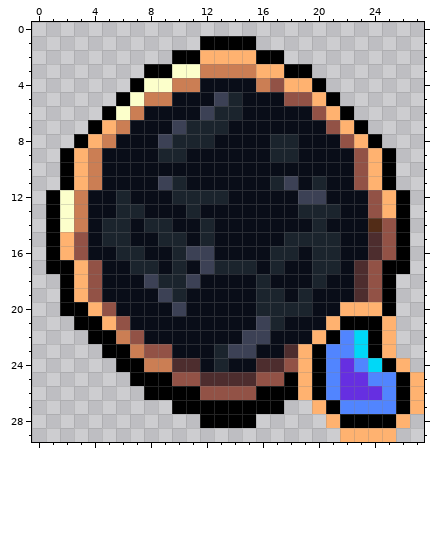
Two versions of one pixel-art file, packages/client/src/assets/ui{m}/card-mana.aseprite. The first picture shows the starting point.
28x30 pixels, 1 frame.
After:
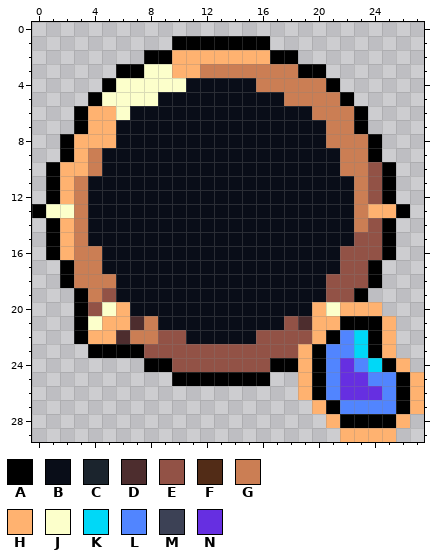
Palette (. is transparent): A #000000  B #090d18  C #1b242d  D #4d2d2e  E #925246  F #522c17  G #cb7e54  H #ffb270  J #fcffcb  K #00d8f7  L #5185ff  M #3c4155  N #662fe1
From old to new:
--- layer "Layer 1"
@@ x 0..27 @@
  0 ............................
- 1 ............AAAA............
- 2 ..........AAHHHHAA..........
- 3 ........AAJJGGGGHHAA........
- 4 .......AJJGGBBBBGEHHA.......
- 5 ......AJGGBBBMCBBBEEHA......
- 6 .....AJGBBBBMCCBBBBBEHA.....
- 7 ....AHGBBBMCCCBBBBBBBEHA....
- 8 ...AHGBBBMCCCBBBBCCBBBEHA...
- 9 ..AHGBBBBCCBBBBBBCCBBBBEHA..
-10 ..AHGBBBBBBBBBBBBBBBBBBEHA..
-11 ..AHGBBBBMCBBBBBBCMBCBBEHA..
-12 .AJGBBCBBBCCCCBBBBBMMBBBEHA.
-13 .AJGBBCCBBBCBBBBBBBCCCBBEHA.
-14 .AJGBCCBCCBBCBBBBBBBCBBBFEA.
-15 .AHEBCCBBCCBCBBBBBCCCCBBDEA.
-16 .AHEBBCCBBCMMBBBBCCBCCBBDEA.
-17 .AAHEBBCCBCBMCCCBCBBCCBDEAA.
-18 ..AHEBBBMCCMBBBBCBBBCBBDEA..
-19 ..AHEBBBBMCBBBBBCCBCBBBDEA..
-20 ..AAHEBBBBMBBBBBCCCCBBHHHA..
-21 ...AAHEBBBBBBBBBMCBBBHAAAH..
-22 ....AAGEBBBBBBBMMBBBHALKAH..
-23 .....AAGEEBBBCMMBBDHALLKAH..
-24 ......AAGGDDBCBBDDEHALNLKAH.
-25 .......AAAEEDDDDEEAHALNNLLAH
-26 ........AAAAEEEEAAAHALNNNLAH
-27 ..........AAAAAAAA..HALLLLAH
-28 ............AAAA.....HAAAAH.
+ 1 ..........AAAAAAA...........
+ 2 ........AAHHHHHHHAA.........
+ 3 ......AAJJHHGGGGGGGAA.......
+ 4 .....AJJJJJBBBBBGGGGGA......
+ 5 ....AJJJJBBBBBBBBBGGGGA.....
+ 6 ...AHHJBBBBBBBBBBBBBGGGA....
+ 7 ...AHHBBBBBBBBBBBBBBBGGA....
+ 8 ..AHHHBBBBBBBBBBBBBBBGGGA...
+ 9 ..AHGBBBBBBBBBBBBBBBBBGGA...
+10 .AHHGBBBBBBBBBBBBBBBBBGGEA..
+11 .AHGBBBBBBBBBBBBBBBBBBBGEA..
+12 .AHGBBBBBBBBBBBBBBBBBBBGEA..
+13 AJJGBBBBBBBBBBBBBBBBBBBGHHA.
+14 .AHGBBBBBBBBBBBBBBBBBBBGEA..
+15 .AHGBBBBBBBBBBBBBBBBBBBEEA..
+16 .AHGGBBBBBBBBBBBBBBBBBEEEA..
+17 ..AGGBBBBBBBBBBBBBBBBBEEA...
+18 ..AGGGBBBBBBBBBBBBBBBEEEA...
+19 ...AGEBBBBBBBBBBBBBBBEEA....
+20 ...AEJHBBBBBBBBBBBBBHJHHH...
+21 ...AJHHDGBBBBBBBBBEDHHAAAH..
+22 ...AHHDGGEEBBBBBEEEEHALKAH..
+23 ....AAAAEEEEEEEEEEEHALLKAH..
+24 ........AAEEEEEEEAAHALNLKAH.
+25 ..........AAAAAAA..HALNNLLAH
+26 ...................HALNNNLAH
+27 ....................HALLLLAH
+28 .....................HAAAAH.
 29 ......................HHHH..
Where, in picture pixels (left, top, right, bottom), the same in both pictures:
changed: (32, 36, 410, 428)
